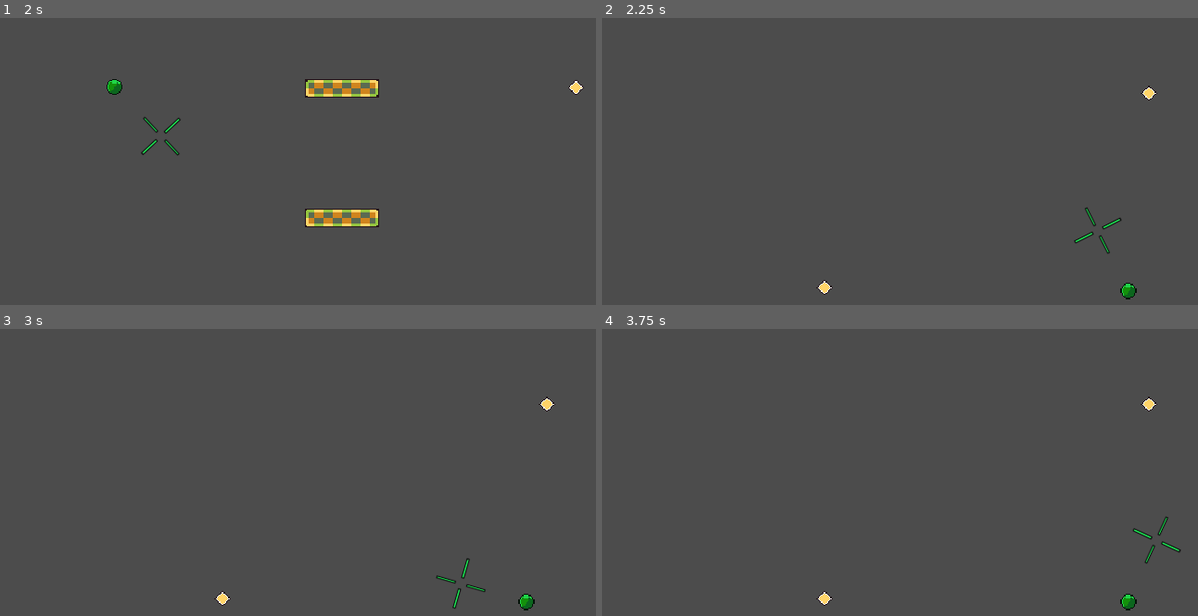
Above: before the commit, frames 1-4 (two rows, left to right).
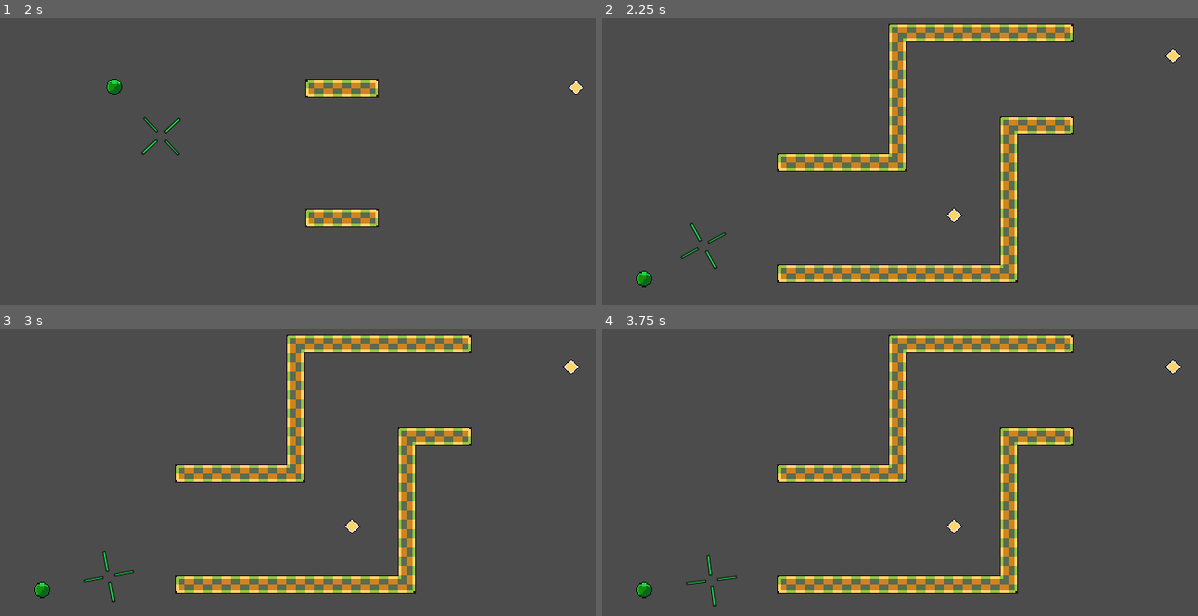
Above: after the commit, the same moments.

Repository: kbooz/godot-wild-jam-21
Game: Godot game, scene res://Scenes/World.tscn
The game is run twice, just before and just after one commit, with the same random seed, the same clock (stepped at 60 frames per second) and the same inputs. The engine's default icon, where the game draws it, is replaced by a stand-in: a white triangle on a blue panel in a dark square.
Inputs (mouse positions are in pixels of both pictures, inside the frame that each line leads up to):
- Up to frame 1 (2 s): tap Enter (ui_accept) at 0.5, 0.77, 1.25, 1.52 s; move the mouse to (506, 135) at 0.52 s; hold Right (ui_right) 0.53-1.28 s; move the mouse to (196, 172) at 1.27 s
- Up to frame 2 (2.25 s): tap Enter (ui_accept) at 2 s; move the mouse to (1019, 72) at 2.02 s; hold Right (ui_right) from 2.03 s (still down)
- Up to frame 3 (3 s): keep holding Right (ui_right); tap Enter (ui_accept) at 2.75 s; move the mouse to (303, 538) at 2.77 s
- Up to frame 4 (3.75 s): tap Enter (ui_accept) at 3.02, 3.5 s; move the mouse to (1168, 518) at 3.52 s; release Right (ui_right) at 3.53 s

Frame 1 is identical in both runs. In frame 2, 10% of the frame differs, in the area x 5-98%, y 1-99%; in frame 3, 10%; in frame 4, 10%.

Commit message:
Change level 2

Diff:
--- a/Assets/Tilemaps/tileset_base_block_pack.tres
+++ b/Assets/Tilemaps/tileset_base_block_pack.tres
@@ -161,11 +161,6 @@
 47/autotile/z_index_map = [  ]
 47/occluder_offset = Vector2( 0, 0 )
 47/navigation_offset = Vector2( 0, 0 )
-47/shape_offset = Vector2( 0, 0 )
-47/shape_transform = Transform2D( 1, 0, 0, 1, 0, 0 )
-47/shape = SubResource( 1 )
-47/shape_one_way = false
-47/shape_one_way_margin = 1.0
 47/shapes = [ {
 "autotile_coord": Vector2( 0, 0 ),
 "one_way": false,
--- a/Classes/Player.gd
+++ b/Classes/Player.gd
@@ -17,7 +17,6 @@
 
 onready var cursorDirection = $MouseAnchor/CursorDirection
 onready var tween = $Tween
-onready var trail = $Trail
 
 var initial_position = Vector2.ZERO
 
@@ -43,6 +42,8 @@
 		FIXING:
 			on_fixing_state(delta)
 
+	#MainInstances.PlayerTrail.add_point(position);
+
 func on_idle_state():
 	velocity = Vector2.ZERO
 	acc = 1
@@ -55,7 +56,6 @@
 func on_move_state(delta):
 	cursorDirection.hide()
 	var delta_speed = SPEED * delta
-	trail.add_point(position)
 
 	var collision =  move_and_collide(delta_speed * velocity)
 
@@ -69,20 +69,12 @@
 		return;
 
 	velocity += distance
-	accelerate()
 	move_and_collide( (velocity ) * delta)
 
 func move_to_center_of_fixed():
 	if not tween.is_active():
 		tween.interpolate_property(self, "position", null, fixing_hole.position, 0.1, Tween.TRANS_LINEAR, Tween.EASE_IN)
 		tween.start()
-
-func accelerate():
-	pass
-	#acc += .005
-	#var accVelocity = velocity * acc
-	#if(accVelocity.length() <= MAX_VELOCITY):
-	#	velocity = accVelocity
 
 func to_idle():
 	state = IDLE
@@ -97,9 +89,11 @@
 		fixing_hole.touched()
 		fixing_hole = null
 	if(MainInstances.GameManager.can_pass()):
+		#MainInstances.PlayerTrail.clear_points()
 		emit_signal("next_level")
 
 func _on_VisibilityNotifier2D_screen_exited():
 	position = initial_position
+	MainInstances.PlayerTrail.clear_points()
 	to_idle()
 	emit_signal("reset_level")
--- a/Classes/Player.tscn
+++ b/Classes/Player.tscn
@@ -30,8 +30,6 @@
 [node name="Tween" type="Tween" parent="."]
 
 [node name="VisibilityNotifier2D" type="VisibilityNotifier2D" parent="."]
-
-[node name="Trail" type="Line2D" parent="."]
 [connection signal="area_entered" from="HoleDetector" to="." method="_on_HoleDetector_area_entered"]
 [connection signal="tween_completed" from="Tween" to="." method="_on_Tween_tween_completed"]
 [connection signal="screen_exited" from="VisibilityNotifier2D" to="." method="_on_VisibilityNotifier2D_screen_exited"]
--- a/Scenes/Levels/Level_02.tscn
+++ b/Scenes/Levels/Level_02.tscn
@@ -1,15 +1,19 @@
-[gd_scene load_steps=3 format=2]
+[gd_scene load_steps=4 format=2]
 
 [ext_resource path="res://Scenes/BaseLevel.tscn" type="PackedScene" id=1]
 [ext_resource path="res://Classes/Hole.tscn" type="PackedScene" id=2]
+[ext_resource path="res://Scenes/Blocks/Basic_TileMap.tscn" type="PackedScene" id=3]
 
 [node name="Node2D" instance=ExtResource( 1 )]
 
-[node name="Hole" parent="." index="0" instance=ExtResource( 2 )]
-position = Vector2( 216.801, 275.8 )
+[node name="Hole2" parent="." index="0" instance=ExtResource( 2 )]
+position = Vector2( 517.701, 75.4999 )
 
-[node name="Hole2" parent="." index="1" instance=ExtResource( 2 )]
-position = Vector2( 496.801, 107.8 )
+[node name="Hole3" parent="." index="1" instance=ExtResource( 2 )]
+position = Vector2( 328.651, 213.25 )
 
 [node name="InitialPosition" parent="." index="2"]
-position = Vector2( 479.2, 279.2 )
+position = Vector2( 61.1989, 268.75 )
+
+[node name="TileMap" parent="." index="3" instance=ExtResource( 3 )]
+tile_data = PoolIntArray( 196625, 47, 4, 196626, 47, 196609, 196627, 47, 196609, 196628, 47, 196609, 196629, 47, 196609, 196630, 47, 196609, 196631, 47, 196609, 196632, 47, 196609, 196633, 47, 196609, 196634, 47, 196610, 262161, 47, 65539, 327697, 47, 65539, 393233, 47, 65539, 458769, 47, 65539, 524305, 47, 65539, 524311, 47, 4, 524312, 47, 196609, 524313, 47, 196609, 524314, 47, 196610, 589841, 47, 65539, 589847, 47, 65539, 655371, 47, 196608, 655372, 47, 196609, 655373, 47, 196609, 655374, 47, 196609, 655375, 47, 196609, 655376, 47, 196609, 655377, 47, 196615, 655383, 47, 65539, 720919, 47, 65539, 786455, 47, 65539, 851991, 47, 65539, 917527, 47, 65539, 983063, 47, 65539, 1048587, 47, 196608, 1048588, 47, 196609, 1048589, 47, 196609, 1048590, 47, 196609, 1048591, 47, 196609, 1048592, 47, 196609, 1048593, 47, 196609, 1048594, 47, 196609, 1048595, 47, 196609, 1048596, 47, 196609, 1048597, 47, 196609, 1048598, 47, 196609, 1048599, 47, 196615 )
--- a/Scenes/World.gd
+++ b/Scenes/World.gd
@@ -5,7 +5,10 @@
 var current_level: int = 0;
 var max_level = 2
 
+onready var playerTrail = $PlayerTrail
+
 func _ready():
+	MainInstances.PlayerTrail = playerTrail
 	Input.set_mouse_mode(Input.MOUSE_MODE_HIDDEN)
 	set_level(current_level)
 
--- a/Scenes/World.tscn
+++ b/Scenes/World.tscn
@@ -11,5 +11,12 @@
 
 [node name="GameManager" parent="." instance=ExtResource( 3 )]
 position = Vector2( -176, -100 )
+
+[node name="PlayerTrail" type="Line2D" parent="."]
+z_index = -1
+points = PoolVector2Array( 982.206, -100.97 )
+width = 7.0
+default_color = Color( 0.4, 1, 0.479687, 1 )
+joint_mode = 1
 [connection signal="next_level" from="Player" to="." method="_on_Player_next_level"]
 [connection signal="reset_level" from="Player" to="." method="_on_Player_reset_level"]
--- a/Scripts/MainInstances.gd
+++ b/Scripts/MainInstances.gd
@@ -3,3 +3,4 @@
 
 var Player: Player = null
 var GameManager: GameManager = null
+var PlayerTrail = null
